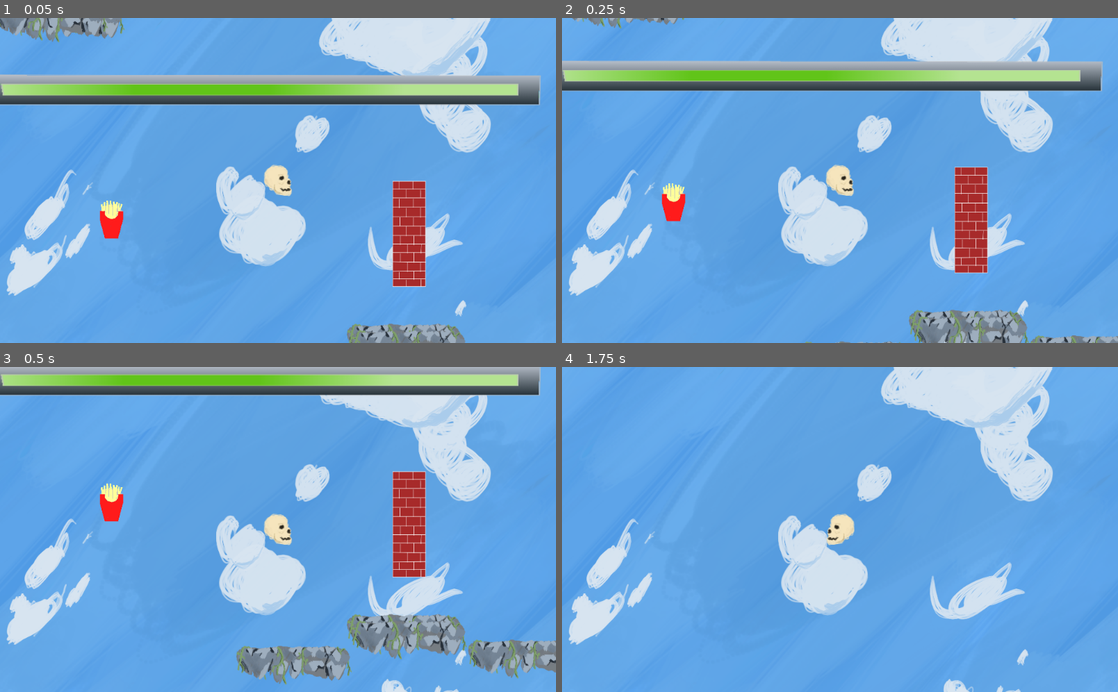
Above: before the commit, frames 1-4 (two rows, left to right).
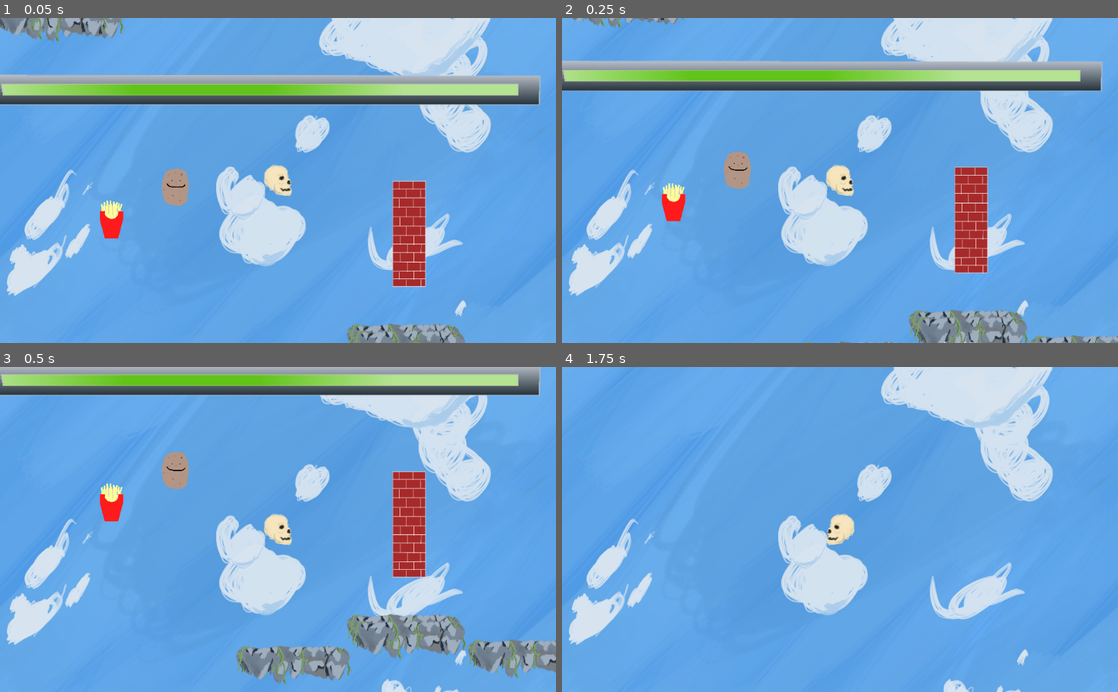
Above: after the commit, the same moments.

Repository: 4X3L/sky-high
Game: Godot game, scene res://Game.tscn
The game is run twice, just before and just after one commit, with the same random seed, the same clock (stepped at 60 frames per second) and the same inputs.
Inputs (mouse positions are in pixels of both pictures, inside the frame that each line leads up to):
- Up to frame 1 (0.05 s): no input
- Up to frame 2 (0.25 s): no input
- Up to frame 3 (0.5 s): no input
- Up to frame 4 (1.75 s): move the mouse to (962, 513) at 0.52 s; press the mouse at (962, 513) at 0.53 s; move the mouse to (728, 545) at 1.27 s; release the mouse at (728, 545) at 1.28 s; click (728, 545) at 1.35 s

The runs differ from the first frame. In frame 1, 0.5% of the frame differs, in the area x 29-34%, y 46-58%; in frame 2, 0.5%; in frame 3, 0.5%; in frame 4, nothing differs.

Commit message:
added potato

Diff:
--- a/Fries.gd
+++ b/Fries.gd
@@ -10,21 +10,13 @@
 var switch_time = .5
 export var HEALTH_BOOST = 5
 
-#export var PlayerNode : KinematicBody2D
-
 func _on_Player_body_entered(body):
 	emit_signal("add_health", HEALTH_BOOST)
 	queue_free()
 
-
 # Called when the node enters the scene tree for the first time.
 func _ready():
 	self.connect("body_entered", self, "_on_Player_body_entered")
-	var player_node = get_tree().get_nodes_in_group("Players")[0]
-	# TODO this is jank ^
-	self.connect("body_entered", player_node, "_on_fries_get")
-
-
 
 # Called every frame. 'delta' is the elapsed time since the previous frame.
 func _process(delta):
--- a/Game.tscn
+++ b/Game.tscn
@@ -7,6 +7,7 @@
 [ext_resource path="res://Fries.tscn" type="PackedScene" id=5]
 [ext_resource path="res://Background.tscn" type="PackedScene" id=6]
 [ext_resource path="res://HealthBar.tscn" type="PackedScene" id=7]
+[ext_resource path="res://Potat.tscn" type="PackedScene" id=8]
 
 [node name="Node2D" type="Node2D"]
 
@@ -36,4 +37,8 @@
 position = Vector2( 235.983, 267.448 )
 
 [node name="HealthBar" parent="." instance=ExtResource( 7 )]
+
+[node name="Potat" parent="." instance=ExtResource( 8 )]
+position = Vector2( 354.038, 208.517 )
 [connection signal="add_health" from="Fries" to="HealthBar" method="_on_add_health"]
+[connection signal="add_health" from="Potat" to="HealthBar" method="_on_add_health"]
--- a/HealthBar.gd
+++ b/HealthBar.gd
@@ -39,3 +39,9 @@
 	curent_health_percent = curent_health_percent + amount
 	if curent_health_percent > 100:
 		curent_health_percent = 100
+	print("Added ", amount, " to health.")
+
+
+
+func __add_health(amount):
+	pass # Replace with function body.
--- a/Player.gd
+++ b/Player.gd
@@ -76,9 +76,3 @@
 			print("Colidded with: ", collision_data.collider.name)
 	else:
 		_gravity()
-
-
-
-func _on_fries_get(body):
-	print("I THE PLAYER GOT THE FRIES")
-	# TODO how do I call this?
--- a/Potat.gd
+++ b/Potat.gd
@@ -1,5 +1,6 @@
 extends Area2D
 
+signal add_health(amount)
 
 # Declare member variables here. Examples:
 var yVelocity = 30
@@ -7,22 +8,15 @@
 var num_frames = 0
 var time_one_direction = 0
 var switch_time = .5
-
-#export var PlayerNode : KinematicBody2D
+export var HEALTH_BOOST = 20
 
 func _on_Player_body_entered(body):
-	print("Potats colected!")
+	emit_signal("add_health", HEALTH_BOOST)
 	queue_free()
 
-
-# TODO: Modify what is below to make it work for the potato
 # Called when the node enters the scene tree for the first time.
-#func _ready():
-	#self.connect("body_entered", self, "_on_Player_body_entered")
-	#var player_node = get_tree().get_nodes_in_group("Players")[0]
-	# TODO this is jank ^
-	#self.connect("body_entered", player_node, "_on_fries_get")
-
+func _ready():
+	self.connect("body_entered", self, "_on_Player_body_entered")
 
 # Called every frame. 'delta' is the elapsed time since the previous frame.
 func _process(delta):
--- a/Potat.tscn
+++ b/Potat.tscn
@@ -1,7 +1,10 @@
-[gd_scene load_steps=3 format=2]
+[gd_scene load_steps=4 format=2]
 
 [ext_resource path="res://potat.png" type="Texture" id=1]
 [ext_resource path="res://Potat.gd" type="Script" id=2]
+
+[sub_resource type="RectangleShape2D" id=1]
+extents = Vector2( 26.8173, 36.3112 )
 
 [node name="Potat" type="Area2D"]
 script = ExtResource( 2 )
@@ -10,3 +13,7 @@
 position = Vector2( -0.420227, -0.391083 )
 scale = Vector2( 0.129561, 0.132829 )
 texture = ExtResource( 1 )
+
+[node name="CollisionShape2D" type="CollisionShape2D" parent="."]
+position = Vector2( 0.315002, -0.944946 )
+shape = SubResource( 1 )
Not shown: 1 places in Game.tscn that only renumber resources
